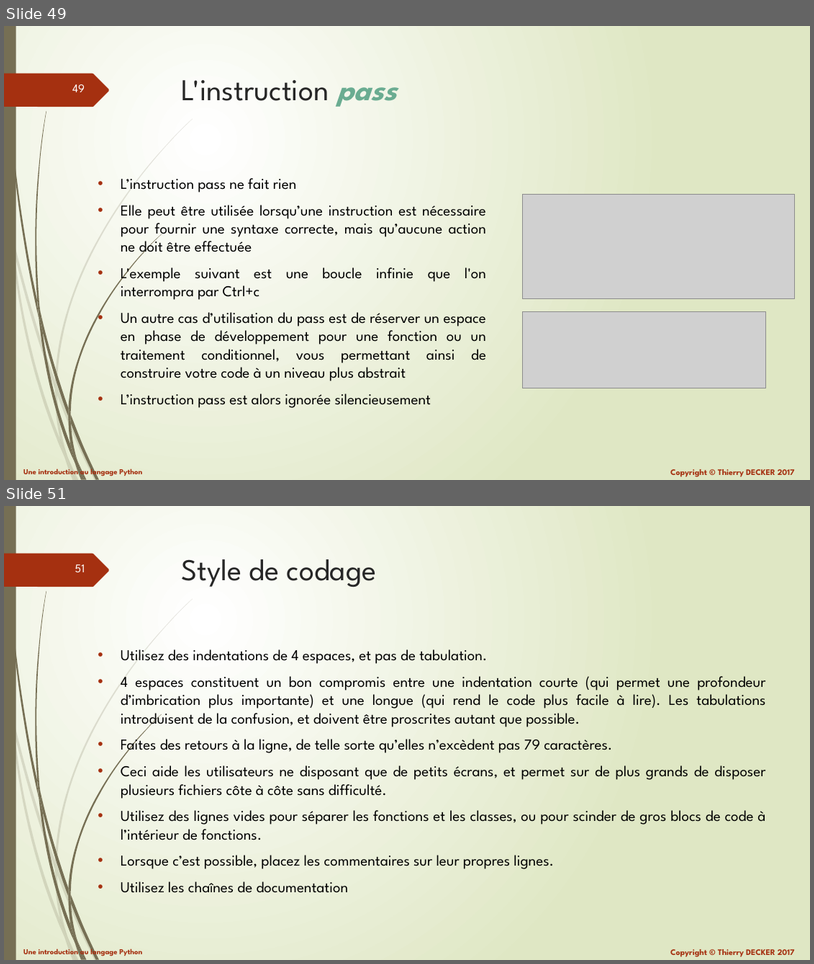
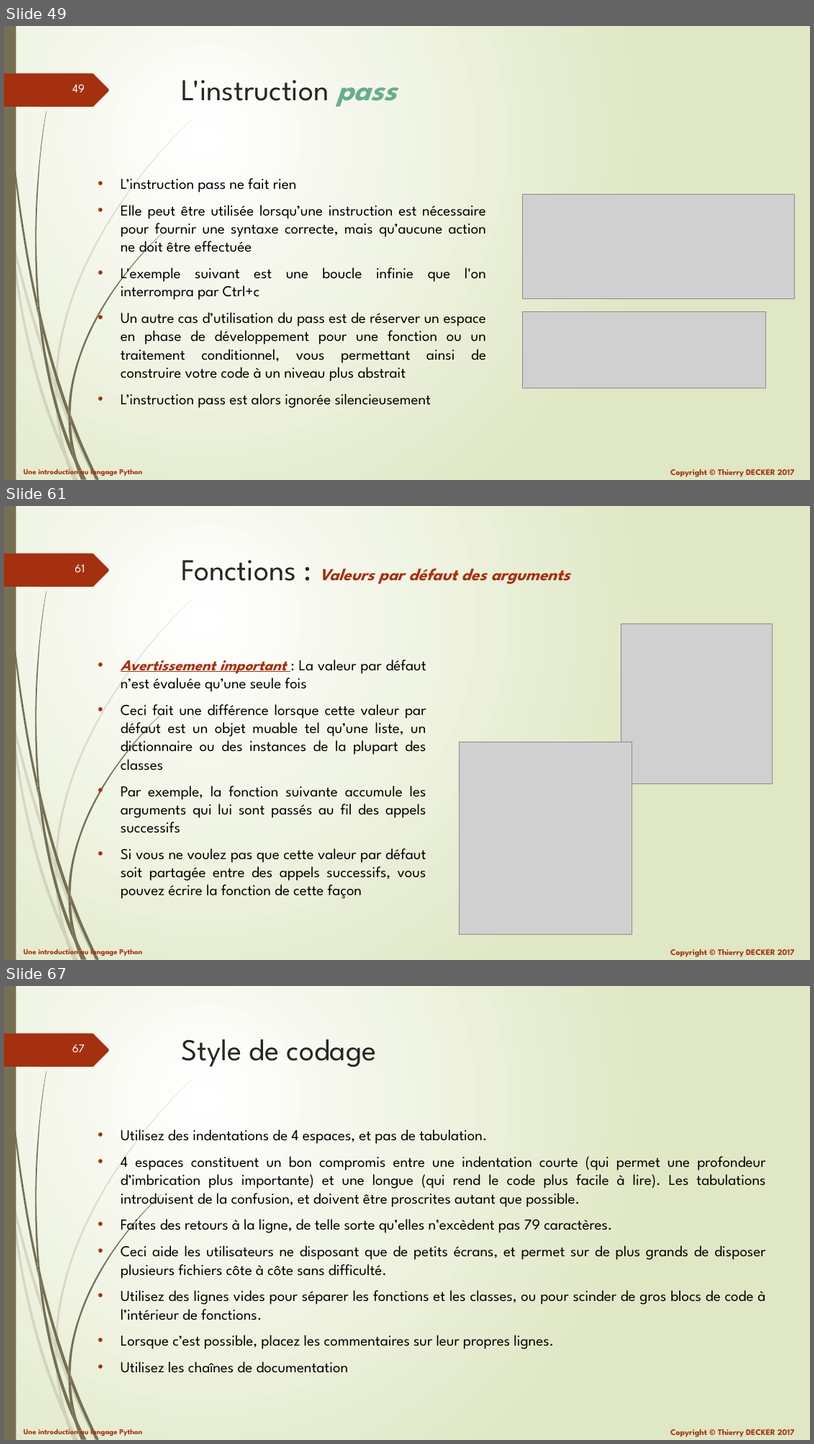
Before and after one commit to VikmanTheRacoon/learning-python, a slide deck: documentations/learning-python.pptx. Shown one above the other, each under a label of ours: slides 49 and 51 before the commit, slides 49, 61 and 67 after it; the slides between them are not shown. The pictures are 814x964 and 814x1444 pixels, drawn with LibreOffice and Linux fonts; fonts in the diff are those of the drawing; grey boxes stand for pictures. Boxes give left, top, right and bottom in pixels: in the first picture for what was removed or moved away, otherwise in the second. Text is boxed around its words. In the diff, an @@ line names an element or a change of style, - is before the commit and + after.

```diff
--- a/documentations/learning-python.pptx
+++ b/documentations/learning-python.pptx
@@ slide 61 added at [4,506,810,960], background gradient #FFFFFF to #DFE8C4; not listed: 27 template elements that a slide beside it also shows @@
@@ title added at [182,560,571,584], 20 pt, text #A53010, bold, italic @@
+Fonctions : Valeurs par défaut des arguments
@@ picture added at [622,623,772,784] @@
@@ text added at [121,659,427,898], 18 pt, text #000000 @@
+• Avertissement important : La valeur par défaut n’est évaluée qu’une seule fois
+• Ceci fait une différence lorsque cette valeur par défaut est un objet muable tel qu’une liste, un dictionnaire ou des instances de la plupart des classes
+• Par exemple, la fonction suivante accumule les arguments qui lui sont passés au fil des appels successifs
+• Si vous ne voulez pas que cette valeur par défaut soit partagée entre des appels successifs, vous pouvez écrire la fonction de cette façon
@@ picture added at [460,741,632,934] @@
@@ what was slide 51 is now slide 67 @@
@@ page number at [72,1044,85,1052]: text changed @@
-51
+67
```
Also in this commit, not shown: 2 slides changed, 15 other slides added, 1 other file.
